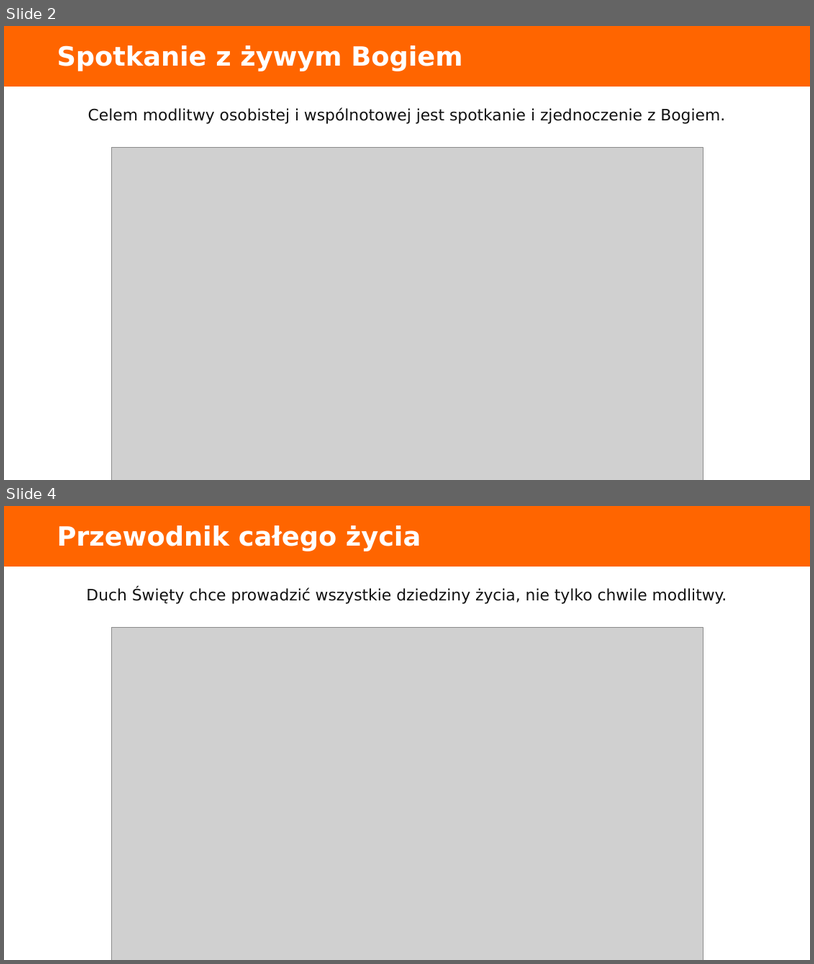
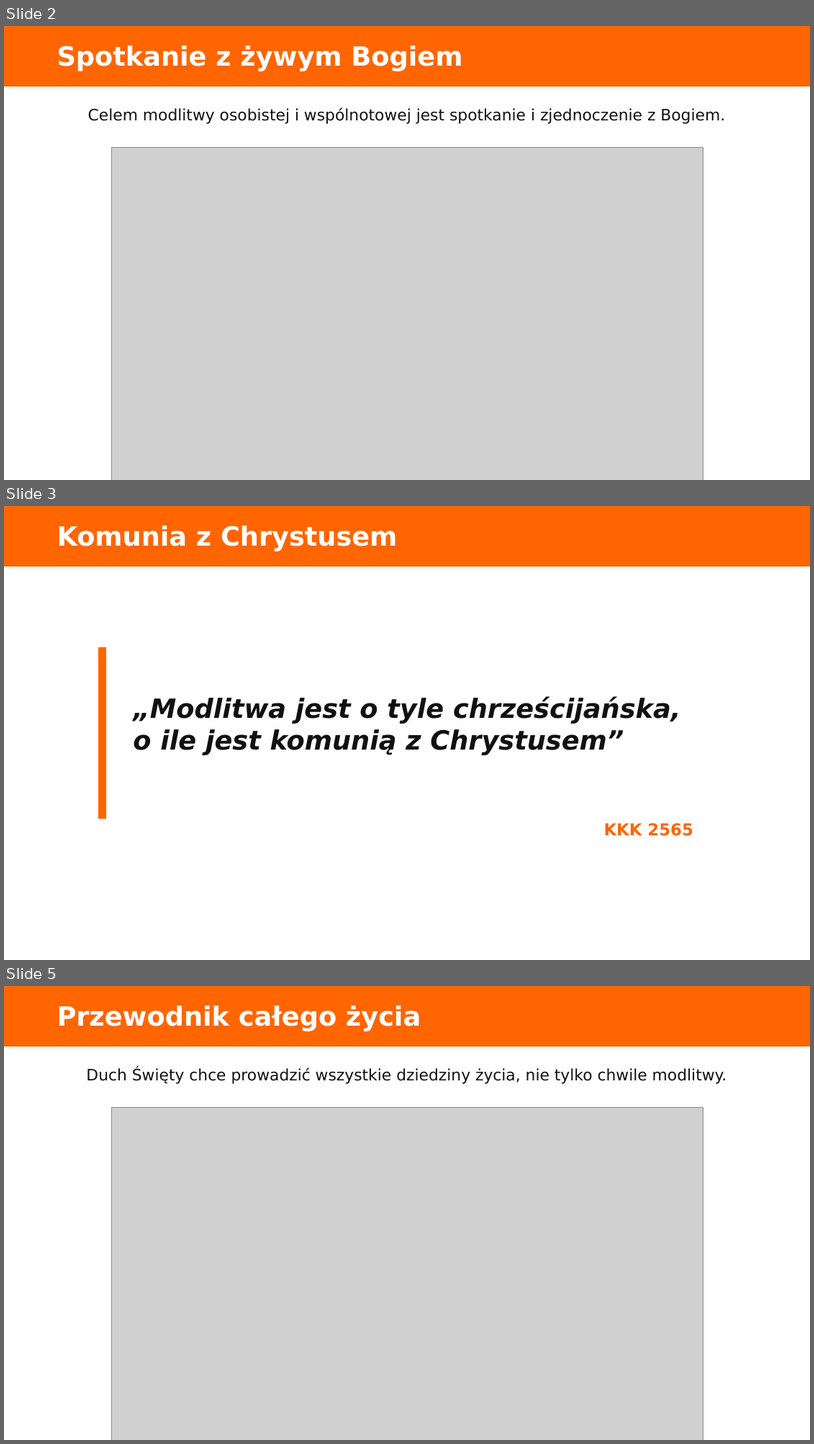
Before and after one commit to folkien/teachings, a slide deck: issue_kurs_kamch_lubecko/3.piecdziesiatnica/dyrektorium_2017_piecdziesiatnica_prezentacja.pptx. Shown one above the other, each under a label of ours: slides 2 and 4 before the commit, slides 2, 3 and 5 after it; the slides between them are not shown. The pictures are 814x964 and 814x1444 pixels, drawn with LibreOffice and Linux fonts; fonts in the diff are those of the drawing; grey boxes stand for pictures. Boxes give left, top, right and bottom in pixels: in the first picture for what was removed or moved away, otherwise in the second. Text is boxed around its words. In the diff, an @@ line names an element or a change of style, - is before the commit and + after.

```diff
--- a/issue_kurs_kamch_lubecko/3.piecdziesiatnica/dyrektorium_2017_piecdziesiatnica_prezentacja.pptx
+++ b/issue_kurs_kamch_lubecko/3.piecdziesiatnica/dyrektorium_2017_piecdziesiatnica_prezentacja.pptx
@@ slide 3 added at <box>4,506,810,960</box>, background #FFFFFF @@
@@ rectangle added at <box>4,506,810,566</box>, fill #FF6500, outline #FF6500 0 pt @@
@@ text added at <box>57,525,397,551</box>, 31.5 pt, text #FFFFFF, bold @@
+Komunia z Chrystusem
@@ rectangle added at <box>98,648,106,818</box>, fill #FF6500, outline #FF6500 0 pt @@
@@ text added at <box>133,696,682,755</box>, 31.5 pt, text #111111, bold, italic @@
+„Modlitwa jest o tyle chrześcijańska, o ile jest komunią z Chrystusem”
@@ text added at <box>604,823,693,836</box>, 19.5 pt, text #FF6500, bold @@
+KKK 2565
@@ what was slide 4 is now slide 5 @@
```
Also in this commit, not shown: 2 slides changed, 17 other files.
